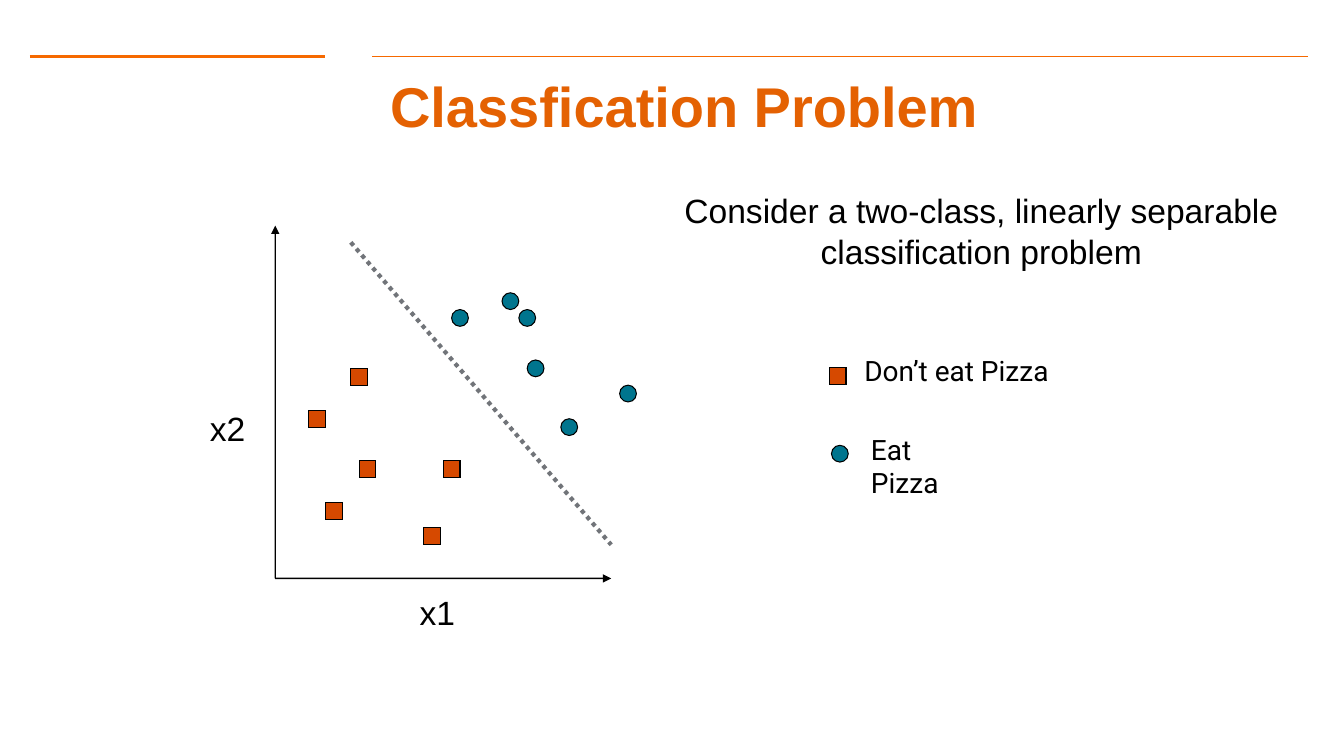
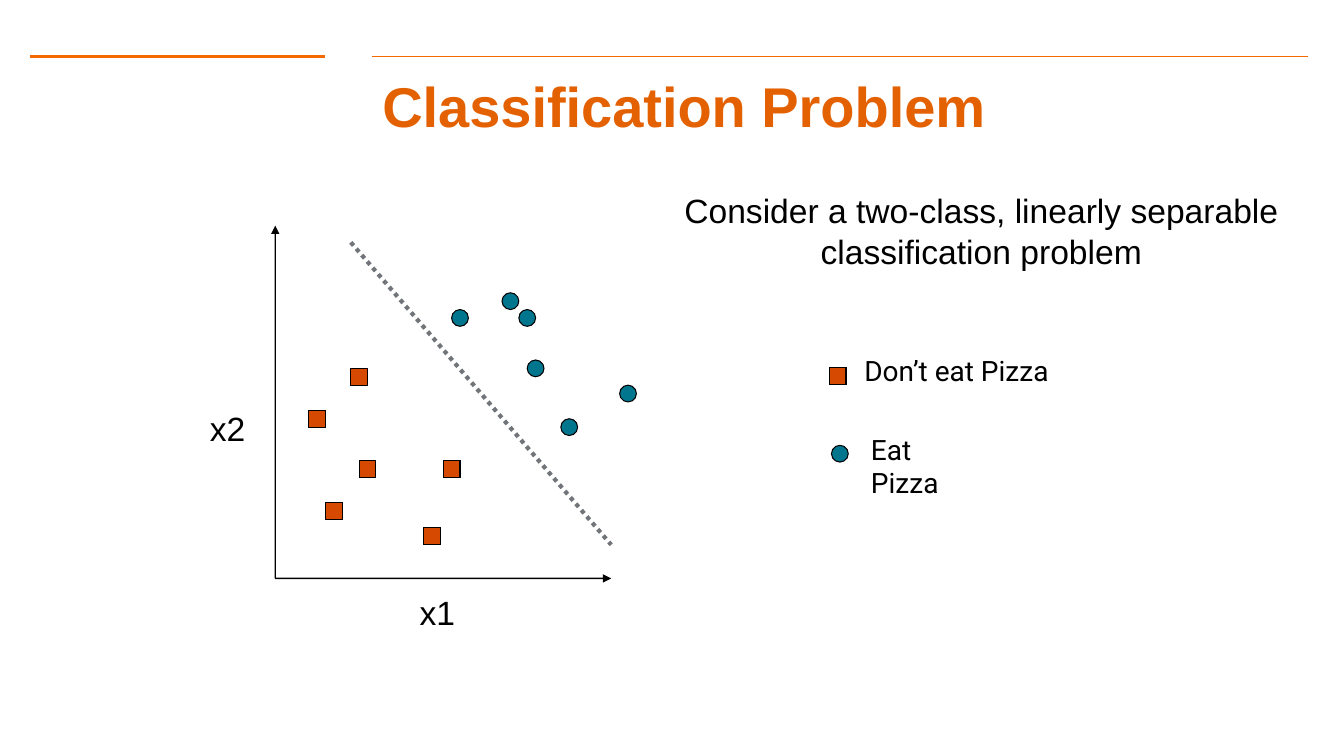
Before and after one commit to gk5951/RIT-DSCI-633-FDS, a slide deck: slide 3 of Syllabus/Lecture07/Lec07.pptx. Drawn at 1344x756 pixels with LibreOffice and Linux fonts; fonts in the diff are those of the drawing; background and template pictures are left out. Boxes give left, top, right and bottom in pixels: in the first picture for what was removed or moved away, otherwise in the second. Text is boxed around its words. In the diff, an @@ line names an element or a change of style, - is before the commit and + after.

```diff
--- a/Syllabus/Lecture07/Lec07.pptx
+++ b/Syllabus/Lecture07/Lec07.pptx
@@ title at (382,86,985,128): text changed @@
-Classfication Problem
+Classification Problem
```
Also in this commit, not shown: 1 other slide changed, 6 other files.
